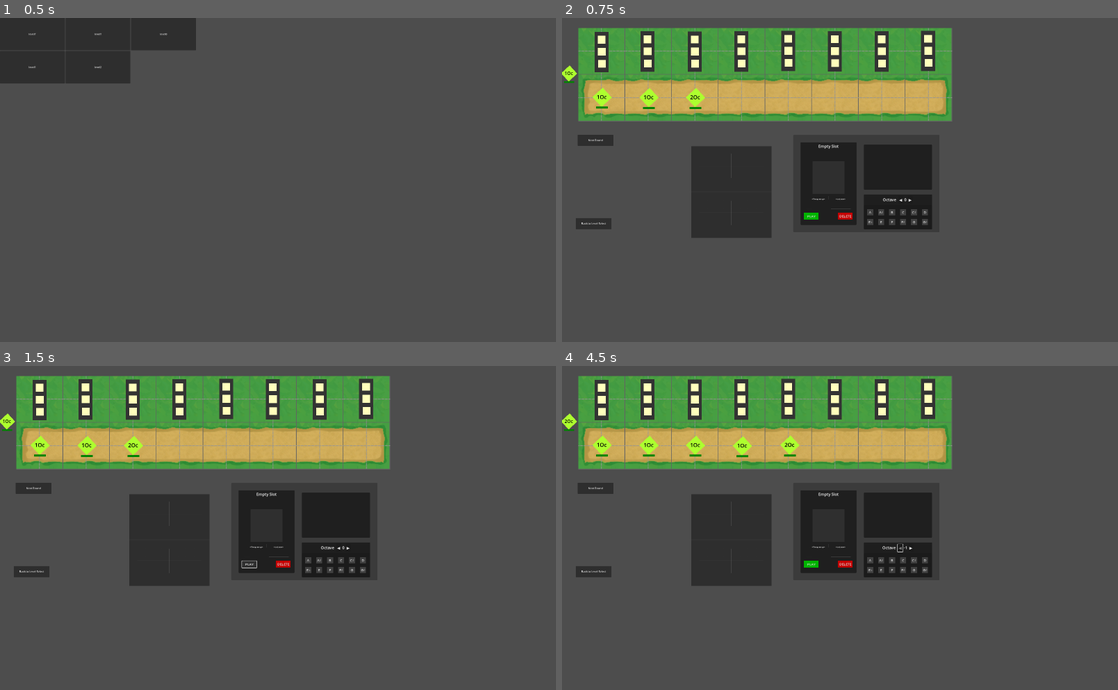
Above: before the commit, frames 1-4 (two rows, left to right).
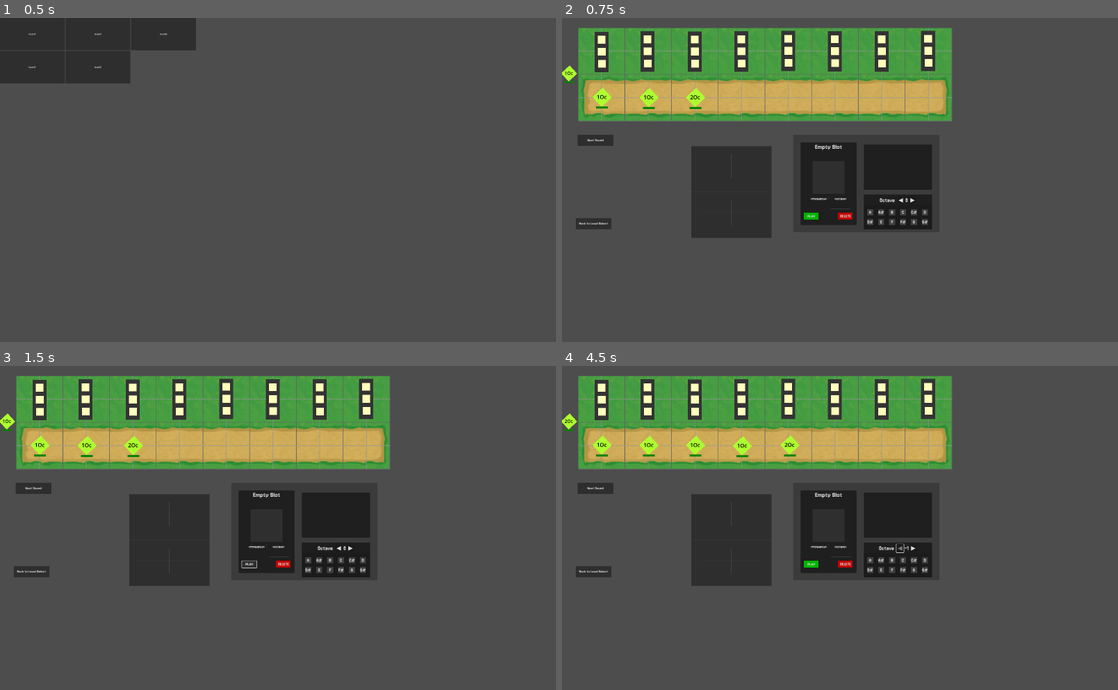
Above: after the commit, the same moments.

Repository: levyy7/Phantom-Frequencies
Game: Godot game, scene res://main_scene.tscn
Same seed, same stepped clock (60 frames per second), same inputs: the game is played once before the commit and once after it.
Inputs:
- Up to frame 1 (0.5 s): no input
- Up to frame 2 (0.75 s): click "level1" at 0.5 s
- Up to frame 3 (1.5 s): click "PLAY" at 1.25 s
- Up to frame 4 (4.5 s): click "PLAY" at 2 s; click "Next Round" at 2.75 s; click "Next Round" at 3.5 s; click "◀" at 4.25 s

Frame 1 is identical in both runs. In frame 2, 0.2% of the frame differs, in the area x 3-66%, y 37-64%; in frame 3, 0.2%; in frame 4, 0.3%.
Error in both runs: Assertion failed. (res://ui/tower_ui.gd:112)

Commit message:
switch font size

Diff:
--- a/main_scene.tscn
+++ b/main_scene.tscn
@@ -1,9 +1,14 @@
-[gd_scene load_steps=5 format=3 uid="uid://c5xwbhovlmtqx"]
+[gd_scene load_steps=7 format=3 uid="uid://c5xwbhovlmtqx"]
 
 [ext_resource type="Script" path="res://main_scene.gd" id="1_b5ekj"]
+[ext_resource type="FontFile" uid="uid://oqvx1mhe8hka" path="res://Jersey15-Regular.ttf" id="2_cdbx5"]
 [ext_resource type="PackedScene" uid="uid://cft7qi5lqej8p" path="res://map/Map8.tscn" id="3_4x4u7"]
 [ext_resource type="PackedScene" uid="uid://b67t084jvaek4" path="res://ui/TowerUI.tscn" id="3_u5air"]
 [ext_resource type="PackedScene" uid="uid://bmnvyryt3yep8" path="res://visualization_pane/v_box_container.tscn" id="3_yt8cq"]
+
+[sub_resource type="Theme" id="Theme_ei74i"]
+default_font = ExtResource("2_cdbx5")
+default_font_size = 24
 
 [node name="MainScene" type="Node2D"]
 script = ExtResource("1_b5ekj")
@@ -13,6 +18,7 @@
 offset_top = 702.0
 offset_right = 2344.0
 offset_bottom = 1339.0
+theme = SubResource("Theme_ei74i")
 border_width = 4.0
 
 [node name="BackButton" type="Button" parent="UI frame"]
@@ -22,6 +28,7 @@
 offset_top = 533.0
 offset_right = 255.0
 offset_bottom = 601.0
+theme_override_fonts/font = ExtResource("2_cdbx5")
 text = "Back to Level Select"
 
 [node name="NextRoundButton" type="Button" parent="UI frame"]
@@ -59,7 +66,6 @@
 [node name="EnemyPreview" type="Container" parent="."]
 process_mode = 3
 custom_minimum_size = Vector2(100, 100)
-anchors_preset = -1
 offset_left = 41.0
 offset_top = 345.0
 offset_right = 141.0
--- a/shooter/shooter.gd
+++ b/shooter/shooter.gd
@@ -8,17 +8,17 @@
 
 const NOTE_TO_INDEX = {
 	"A": 0,
-	"A♯": 1,
+	"A#": 1,
 	"B": 2,
 	"C": 3,
-	"C♯": 4,
+	"C#": 4,
 	"D": 5,
-	"E♭": 6,
+	"D#": 6,
 	"E": 7,
 	"F": 8,
-	"F♯": 9,
+	"F#": 9,
 	"G": 10,
-	"G♯": 11,
+	"G#": 11,
 }
 
 
--- a/ui/TowerUI.tscn
+++ b/ui/TowerUI.tscn
@@ -1,7 +1,11 @@
-[gd_scene load_steps=7 format=3 uid="uid://b67t084jvaek4"]
+[gd_scene load_steps=9 format=3 uid="uid://b67t084jvaek4"]
 
 [ext_resource type="Script" path="res://ui/tower_ui.gd" id="1_l8krk"]
 [ext_resource type="Script" path="res://ui/TowerChangePanel.gd" id="2_e0pfp"]
+[ext_resource type="FontFile" uid="uid://oqvx1mhe8hka" path="res://Jersey15-Regular.ttf" id="2_pct13"]
+
+[sub_resource type="Theme" id="Theme_bng8q"]
+default_font = ExtResource("2_pct13")
 
 [sub_resource type="StyleBoxFlat" id="StyleBoxFlat_h741e"]
 bg_color = Color(0.23212, 0.23212, 0.23212, 1)
@@ -31,6 +35,7 @@
 layout_mode = 0
 offset_right = 600.0
 offset_bottom = 400.0
+theme = SubResource("Theme_bng8q")
 
 [node name="Panel" type="Panel" parent="PanelContainer"]
 layout_mode = 2
@@ -54,6 +59,7 @@
 offset_top = 5.0
 offset_bottom = 28.0
 grow_horizontal = 2
+theme_override_font_sizes/font_size = 28
 text = "Empty Slot"
 horizontal_alignment = 1
 vertical_alignment = 1
@@ -78,7 +84,7 @@
 anchor_bottom = 0.725
 offset_left = -0.0600014
 offset_right = 0.0400009
-theme_override_font_sizes/font_size = 9
+theme_override_font_sizes/font_size = 14
 text = "<frequency>"
 horizontal_alignment = 1
 vertical_alignment = 1
@@ -98,7 +104,7 @@
 anchor_bottom = 0.725
 offset_left = 0.0599976
 offset_right = 0.019989
-theme_override_font_sizes/font_size = 9
+theme_override_font_sizes/font_size = 14
 text = "<octave>"
 horizontal_alignment = 1
 vertical_alignment = 1
@@ -115,7 +121,7 @@
 offset_top = 290.72
 offset_right = 73.56
 offset_bottom = 318.72
-theme_override_font_sizes/font_size = 14
+theme_override_font_sizes/font_size = 18
 theme_override_styles/normal = SubResource("StyleBoxFlat_lieur")
 text = "PLAY"
 
@@ -125,7 +131,7 @@
 offset_top = 289.72
 offset_right = 213.56
 offset_bottom = 317.72
-theme_override_font_sizes/font_size = 14
+theme_override_font_sizes/font_size = 18
 theme_override_styles/normal = SubResource("StyleBoxFlat_w5ulo")
 text = "DELETE"
 
@@ -206,7 +212,7 @@
 offset_top = 17.0
 offset_right = 39.0
 offset_bottom = 42.0
-theme_override_font_sizes/font_size = 14
+theme_override_font_sizes/font_size = 22
 theme_override_styles/normal = SubResource("StyleBoxFlat_q6wcx")
 toggle_mode = true
 text = "A"
@@ -217,10 +223,10 @@
 offset_top = 17.0
 offset_right = 84.0
 offset_bottom = 42.0
-theme_override_font_sizes/font_size = 14
-theme_override_styles/normal = SubResource("StyleBoxFlat_q6wcx")
-toggle_mode = true
-text = "A♯"
+theme_override_font_sizes/font_size = 22
+theme_override_styles/normal = SubResource("StyleBoxFlat_q6wcx")
+toggle_mode = true
+text = "A#"
 
 [node name="Button3" type="Button" parent="PanelContainer/Panel/PanelContainer2/Tower Change Panel/NoteButtonsContainer"]
 layout_mode = 0
@@ -228,7 +234,7 @@
 offset_top = 17.0
 offset_right = 129.0
 offset_bottom = 42.0
-theme_override_font_sizes/font_size = 14
+theme_override_font_sizes/font_size = 22
 theme_override_styles/normal = SubResource("StyleBoxFlat_q6wcx")
 toggle_mode = true
 text = "B"
@@ -239,7 +245,7 @@
 offset_top = 17.0
 offset_right = 174.0
 offset_bottom = 42.0
-theme_override_font_sizes/font_size = 14
+theme_override_font_sizes/font_size = 22
 theme_override_styles/normal = SubResource("StyleBoxFlat_q6wcx")
 toggle_mode = true
 text = "C"
@@ -250,10 +256,10 @@
 offset_top = 17.0
 offset_right = 219.0
 offset_bottom = 42.0
-theme_override_font_sizes/font_size = 14
-theme_override_styles/normal = SubResource("StyleBoxFlat_q6wcx")
-toggle_mode = true
-text = "C♯"
+theme_override_font_sizes/font_size = 22
+theme_override_styles/normal = SubResource("StyleBoxFlat_q6wcx")
+toggle_mode = true
+text = "C#"
 
 [node name="Button6" type="Button" parent="PanelContainer/Panel/PanelContainer2/Tower Change Panel/NoteButtonsContainer"]
 layout_mode = 0
@@ -261,7 +267,7 @@
 offset_top = 17.0
 offset_right = 264.0
 offset_bottom = 42.0
-theme_override_font_sizes/font_size = 14
+theme_override_font_sizes/font_size = 22
 theme_override_styles/normal = SubResource("StyleBoxFlat_q6wcx")
 toggle_mode = true
 text = "D"
@@ -272,10 +278,10 @@
 offset_top = 57.0
 offset_right = 39.0
 offset_bottom = 82.0
-theme_override_font_sizes/font_size = 14
-theme_override_styles/normal = SubResource("StyleBoxFlat_q6wcx")
-toggle_mode = true
-text = "E♭"
+theme_override_font_sizes/font_size = 22
+theme_override_styles/normal = SubResource("StyleBoxFlat_q6wcx")
+toggle_mode = true
+text = "D#"
 
 [node name="Button8" type="Button" parent="PanelContainer/Panel/PanelContainer2/Tower Change Panel/NoteButtonsContainer"]
 layout_mode = 0
@@ -283,7 +289,7 @@
 offset_top = 57.0
 offset_right = 84.0
 offset_bottom = 82.0
-theme_override_font_sizes/font_size = 14
+theme_override_font_sizes/font_size = 22
 theme_override_styles/normal = SubResource("StyleBoxFlat_q6wcx")
 toggle_mode = true
 text = "E"
@@ -294,7 +300,7 @@
 offset_top = 57.0
 offset_right = 129.0
 offset_bottom = 82.0
-theme_override_font_sizes/font_size = 14
+theme_override_font_sizes/font_size = 22
 theme_override_styles/normal = SubResource("StyleBoxFlat_q6wcx")
 toggle_mode = true
 text = "F"
@@ -305,10 +311,10 @@
 offset_top = 57.0
 offset_right = 174.0
 offset_bottom = 82.0
-theme_override_font_sizes/font_size = 14
-theme_override_styles/normal = SubResource("StyleBoxFlat_q6wcx")
-toggle_mode = true
-text = "F♯"
+theme_override_font_sizes/font_size = 22
+theme_override_styles/normal = SubResource("StyleBoxFlat_q6wcx")
+toggle_mode = true
+text = "F#"
 
 [node name="Button11" type="Button" parent="PanelContainer/Panel/PanelContainer2/Tower Change Panel/NoteButtonsContainer"]
 layout_mode = 0
@@ -316,7 +322,7 @@
 offset_top = 57.0
 offset_right = 219.0
 offset_bottom = 82.0
-theme_override_font_sizes/font_size = 14
+theme_override_font_sizes/font_size = 22
 theme_override_styles/normal = SubResource("StyleBoxFlat_q6wcx")
 toggle_mode = true
 text = "G"
@@ -327,10 +333,10 @@
 offset_top = 57.0
 offset_right = 264.0
 offset_bottom = 82.0
-theme_override_font_sizes/font_size = 14
-theme_override_styles/normal = SubResource("StyleBoxFlat_q6wcx")
-toggle_mode = true
-text = "G♯"
+theme_override_font_sizes/font_size = 22
+theme_override_styles/normal = SubResource("StyleBoxFlat_q6wcx")
+toggle_mode = true
+text = "G#"
 
 [node name="PanelContainer3" type="PanelContainer" parent="PanelContainer/Panel"]
 layout_direction = 1
Binary file added: Jersey15-Regular.ttf
Not shown, added: Jersey15-Regular.ttf.import
Not shown, changed: export_presets.cfg
Not shown, removed: public/export_presets.cfg
Not shown, changed: public/music1.apple-touch-icon.png.import
Not shown, changed: public/music1.icon.png.import
Not shown, changed: public/music1.png.import
Binary file added: ui/Jersey15-Regular.ttf
Not shown, added: ui/Jersey15-Regular.ttf.import
Not shown, changed: public/music1.html
Not shown, changed: public/music1.pck
